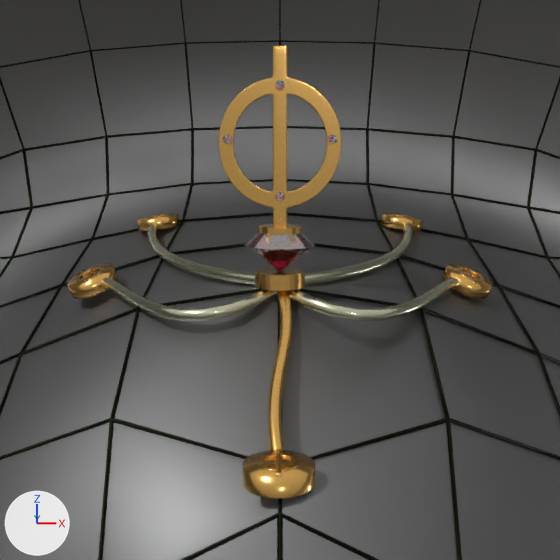
The Blender file blend/logo-gem-network-5.blend: old version first, new version second.
Camera for both pictures: the file's camera 'Camera'. Lighting does not change. The marker at lower left points along +X, +Y and +Z.

Script lines for the objects in view, before the commit:
```python
me_cube_001 = bpy.data.meshes.new('Cube.001')
me_cube_001.from_pydata(...)  # 209 vertices, 192 faces; spans x -0.84..0.84, y 0.0..0.5, z -0.84..0.84
me_cube_001.polygons.foreach_set('use_smooth', [True] * 192)
me_cube_001.materials.append(mat_material_001)  # black #1b2015
me_diamond_025 = bpy.data.meshes.new('Diamond.025')
me_diamond_025.from_pydata(...)  # 854 vertices, 829 faces; spans x -0.6..0.6, y -0.6..0.6, z 0.35..0.723
me_diamond_025.polygons.foreach_set('use_smooth', [True] * 829)
me_diamond_025.materials.append(mat_goldy)  # orange #ffc972
me_plane = bpy.data.meshes.new('Plane')
me_plane.from_pydata(...)  # 758 vertices, 764 faces; spans x -8.7..8.7, y -1.0..1.0, z -1.1..0.0
me_plane.polygons.foreach_set('use_smooth', [True] * 764)
me_plane.materials.append(mat_goldy)  # orange #ffc972
ob_logo = bpy.data.objects.new('Logo', me_plane)
ob_logo.location = (0.0, 3.37, 1.45)
ob_logo.rotation_euler = (1.571, 0.0, 0.0)  # degrees (90, 0, 0)
ob_logo.scale = (0.111, 1.48, 0.111)
_m = ob_logo.modifiers.new('Subdivision', 'SUBSURF')
ob_ringfront = bpy.data.objects.new('RingFront', me_diamond_025)
ob_ringfront.location = (-0.01, 0.37, -3.11)
ob_ringfront.rotation_euler = (0.000237, -0.0000493, -0.00799)  # degrees (0, 0, -0.5)
ob_ringfront.scale = (0.774, 0.774, 0.774)
ob_surfacewireframe = bpy.data.objects.new('SurfaceWireframe', me_cube_001)
ob_surfacewireframe.location = (0.0, -0.73, 0.17)
ob_surfacewireframe.rotation_euler = (-0.846, 0.0, 0.0)  # degrees (-48, 0, 0)
ob_surfacewireframe.scale = (14.1, 14.1, 14.1)
_m = ob_surfacewireframe.modifiers.new('Wireframe', 'WIREFRAME')
_m.thickness = 0.005
# also in view: 'RingBack' at (0.0, 8.4, -0.3); 'RingSide' at (0.0, 5.5, -1.1); 'FlubieLogo' at (0.0, 3.4, -0.2); 'Surface' at (0.0, 0.8, -1.7); 'NetworkStarFront' at (0.0, 2.1, -1.8)
```
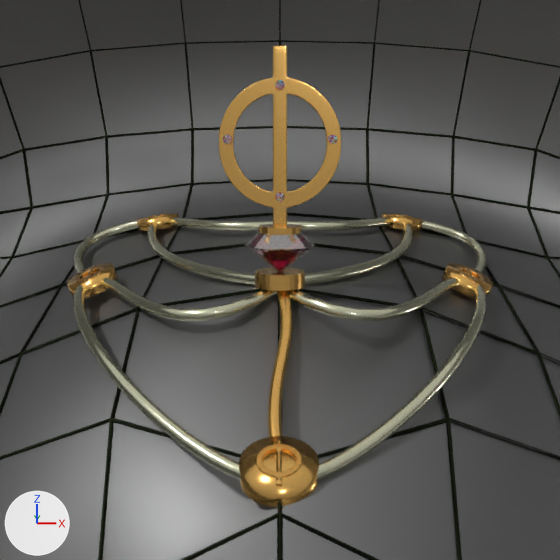
What differs and where, as boxes [x1, y1, x2, y2] in the pictures (560 x 560 px):
'NetworkMeshFront.001', added: after [73, 285, 487, 481]
'RingFront', moved, turned, rescaled: before [243, 449, 315, 498]; after [239, 436, 319, 507]
'NetworkMeshCross.003', added: after [170, 217, 390, 231]
'NetworkMeshBack.001', added: after [73, 220, 487, 273]

The change, as a diff of the scene's bpy script:
```diff
--- a/blend/logo-gem-network-5.blend.py
+++ b/blend/logo-gem-network-5.blend.py
@@ cu_beziercurve_018 @@
+cu_beziercurve_018 = bpy.data.curves.new('BezierCurve.018', 'CURVE')
+cu_beziercurve_018.dimensions = '3D'
+_sp = cu_beziercurve_018.splines.new('BEZIER'); _sp.bezier_points.add(1)
+_sp.bezier_points.foreach_set('co', [2.874, 5.759, -0.243, -0.0282, 4.452, -0.196])
+_sp.bezier_points.foreach_set('handle_left', [3.408, 5.627, -0.268, 1.56, 3.819, -0.226])
+_sp.bezier_points.foreach_set('handle_right', [2.241, 5.916, -0.213, -0.328, 4.571, -0.191])
+for _p, _l, _r in zip(_sp.bezier_points, ['ALIGNED', 'ALIGNED'], ['ALIGNED', 'ALIGNED']): _p.handle_left_type = _l; _p.handle_right_type = _r
+_sp.order_u = 0
+_sp.order_v = 0
+cu_beziercurve_018.materials.append(mat_silvery)  # white #e7e7c7
+cu_beziercurve_018.use_path = True
+cu_beziercurve_018.use_path_clamp = True
+cu_beziercurve_018.bevel_depth = 0.1
+cu_beziercurve_018.fill_mode = 'FULL'
@@ cu_beziercurve_017 @@
+cu_beziercurve_017 = bpy.data.curves.new('BezierCurve.017', 'CURVE')
+cu_beziercurve_017.dimensions = '3D'
+_sp = cu_beziercurve_017.splines.new('BEZIER'); _sp.bezier_points.add(1)
+_sp.bezier_points.foreach_set('co', [3.628, 5.645, -1.118, 2.855, 8.372, -0.229])
+_sp.bezier_points.foreach_set('handle_left', [3.418, 5.255, -1.115, 5.341, 8.826, -0.697])
+_sp.bezier_points.foreach_set('handle_right', [3.884, 6.12, -1.121, 2.542, 8.315, -0.17])
+for _p, _l, _r in zip(_sp.bezier_points, ['ALIGNED', 'ALIGNED'], ['ALIGNED', 'ALIGNED']): _p.handle_left_type = _l; _p.handle_right_type = _r
+_sp.order_u = 0
+_sp.order_v = 0
+cu_beziercurve_017.materials.append(mat_silvery)  # white #e7e7c7
+cu_beziercurve_017.use_path = True
+cu_beziercurve_017.use_path_clamp = True
+cu_beziercurve_017.bevel_depth = 0.1
+cu_beziercurve_017.fill_mode = 'FULL'
@@ cu_beziercurve_016 @@
+cu_beziercurve_016 = bpy.data.curves.new('BezierCurve.016', 'CURVE')
+cu_beziercurve_016.dimensions = '3D'
+_sp = cu_beziercurve_016.splines.new('BEZIER'); _sp.bezier_points.add(1)
+_sp.bezier_points.foreach_set('co', [0.39, 0.366, -2.74, 3.694, 5.31, -1.192])
+_sp.bezier_points.foreach_set('handle_left', [-0.213, -0.0369, -2.754, 3.313, 1.991, -1.291])
+_sp.bezier_points.foreach_set('handle_right', [1.301, 0.974, -2.719, 3.808, 6.304, -1.162])
+for _p, _l, _r in zip(_sp.bezier_points, ['ALIGNED', 'ALIGNED'], ['ALIGNED', 'ALIGNED']): _p.handle_left_type = _l; _p.handle_right_type = _r
+_sp.order_u = 0
+_sp.order_v = 0
+cu_beziercurve_016.materials.append(mat_silvery)  # white #e7e7c7
+cu_beziercurve_016.use_path = True
+cu_beziercurve_016.use_path_clamp = True
+cu_beziercurve_016.bevel_depth = 0.1
+cu_beziercurve_016.fill_mode = 'FULL'
@@ ob_ringfront @@
 ob_ringfront = bpy.data.objects.new('RingFront', me_diamond_025)
-ob_ringfront.location = (-0.01, 0.37, -3.11)
-ob_ringfront.rotation_euler = (0.000237, -0.0000493, -0.00799)  # degrees (0, 0, -0.5)
-ob_ringfront.scale = (0.774, 0.774, 0.774)
+ob_ringfront.location = (-0.01, 0.62, -3.14)
+ob_ringfront.rotation_euler = (0.322, -0.0000493, -0.00799)  # degrees (18, 0, -0.5)
+ob_ringfront.scale = (0.856, 0.856, 0.856)
@@ ob_networkmeshcross_003 @@
+ob_networkmeshcross_003 = bpy.data.objects.new('NetworkMeshCross.003', cu_beziercurve_018)  # modifiers MIRROR
+ob_networkmeshcross_003.location = (0.0, 2.63, 0.0)
@@ ob_networkmeshback_001 @@
+ob_networkmeshback_001 = bpy.data.objects.new('NetworkMeshBack.001', cu_beziercurve_017)  # modifiers MIRROR
+ob_networkmeshback_001.location = (0.0, 0.0, 0.0)
@@ ob_networkmeshfront_001 @@
+ob_networkmeshfront_001 = bpy.data.objects.new('NetworkMeshFront.001', cu_beziercurve_016)  # modifiers MIRROR
+ob_networkmeshfront_001.location = (0.0, 0.0, 0.0)
```
